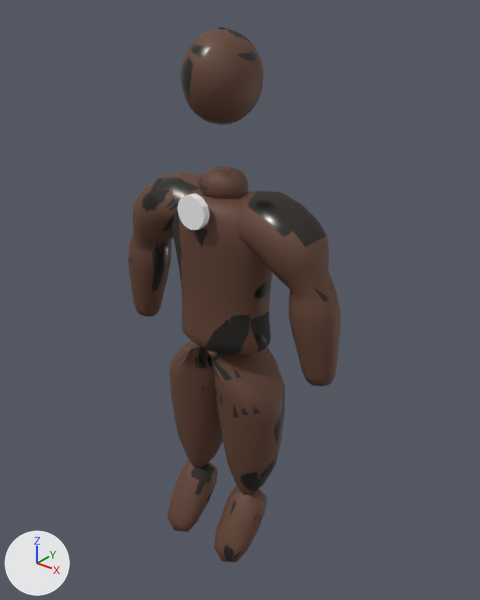
Two versions of the glTF model Game/assets/characters/dagan.glb, one commit apart.
Camera for both pictures: a 50 mm camera at (1.394, -1.655, 2.151) aimed at (0.044, 0.033, 1.104). Lighting does not change. The marker at lower left points along +X, +Y and +Z. The first picture is the older version. Vertices at exactly the same position are counted once.

In view in the first picture: 'Body', 'Gear'.
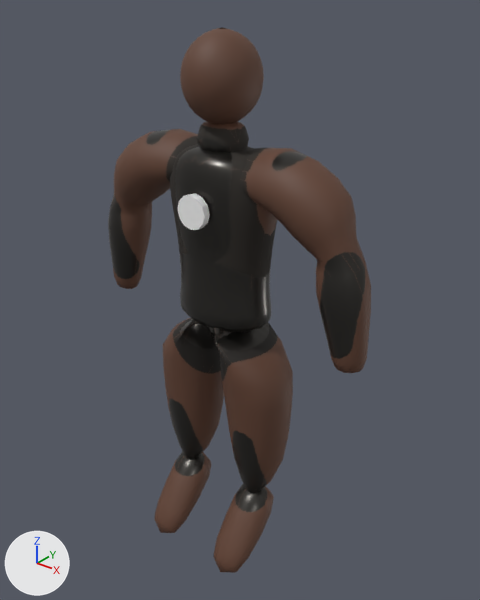
Boxes (x1, y1, x2, y2) around the edits, measured in the pictures (480 x 600 px; the box of a moved part takes in the faces that stretch with it):
'Body', reshaped (23% wider)
    before: (128, 27, 341, 563)
    after: (108, 27, 371, 573)
part 1 of me_torso, moved or reshaped
    before: (172, 189, 273, 356)
    after: (170, 144, 277, 332)
part 2 of me_torso, moved or reshaped
    before: (198, 166, 249, 199)
    after: (197, 121, 249, 153)
part 3 of me_torso, moved or reshaped
    before: (214, 486, 267, 563)
    after: (213, 484, 274, 573)
part 4 of me_torso, moved or reshaped
    before: (168, 460, 218, 532)
    after: (154, 451, 211, 533)
part 5 of me_torso, moved or reshaped
    before: (128, 172, 341, 495)
    after: (108, 129, 371, 494)
part 6 of me_torso, surface changed
    before: (128, 28, 341, 563)
    after: (108, 28, 371, 573)

What changed in the scene script:
```text
Change me_torso:
    used by ob_body; location = (0.0, 0.0, 0.0)
    remove me_torso.from_pydata(...)  # 2249 vertices, 4432 faces; spans x -0.47..0.47, y -0.19..0.14, z 0.04..2.02
    add me_torso.from_pydata(...)  # 2249 vertices, 4432 faces; spans x -0.58..0.58, y -0.24..0.14, z 0.05..2.02
    me_torso part 1: the loose piece of 422 vertices spanning x -0.21..0.21, y -0.13..0.13, z 0.93..1.51 is scaled about the mesh origin by (1, 1, 1.1)
    me_torso part 2: the loose piece of 62 vertices spanning x -0.09..0.09, y -0.08..0.08, z 1.47..1.59 is moved by (0.0, 0.0, 0.15)
    me_torso part 3: the loose piece of 102 vertices spanning x 0.05..0.21, y -0.19..0.05, z 0.04..0.32 is multiplied about its middle by the matrix ((1.0, 0.0, 0.0), (0.0, 1.083, 0.148), (0.0, 0.016, 1.086)), then moved by (0.03, -0.02, 0.02)
    me_torso part 4: the loose piece of 102 vertices spanning x -0.21..-0.05, y -0.19..0.05, z 0.04..0.32 is multiplied about its middle by the matrix ((1.0, 0.0, 0.0), (0.0, 1.083, 0.148), (0.0, 0.016, 1.086)), then moved by (-0.03, -0.02, 0.02)
    me_torso part 5: 1048 of 2249 vertices moved; they spanned x -0.47..0.47, y -0.14..0.14, z 0.22..1.53 and now span x -0.58..0.58, y -0.14..0.14, z 0.24..1.68; mean shift (0.0, 0.0, 0.1); largest move (0.39, 0.0, 1.43) -> (0.46, 0.0, 1.57)
    me_torso part 6: 4392 kept faces spanning x -0.58..0.58, y -0.24..0.14, z 0.05..2.02 get new texture (UV) coordinates
```
